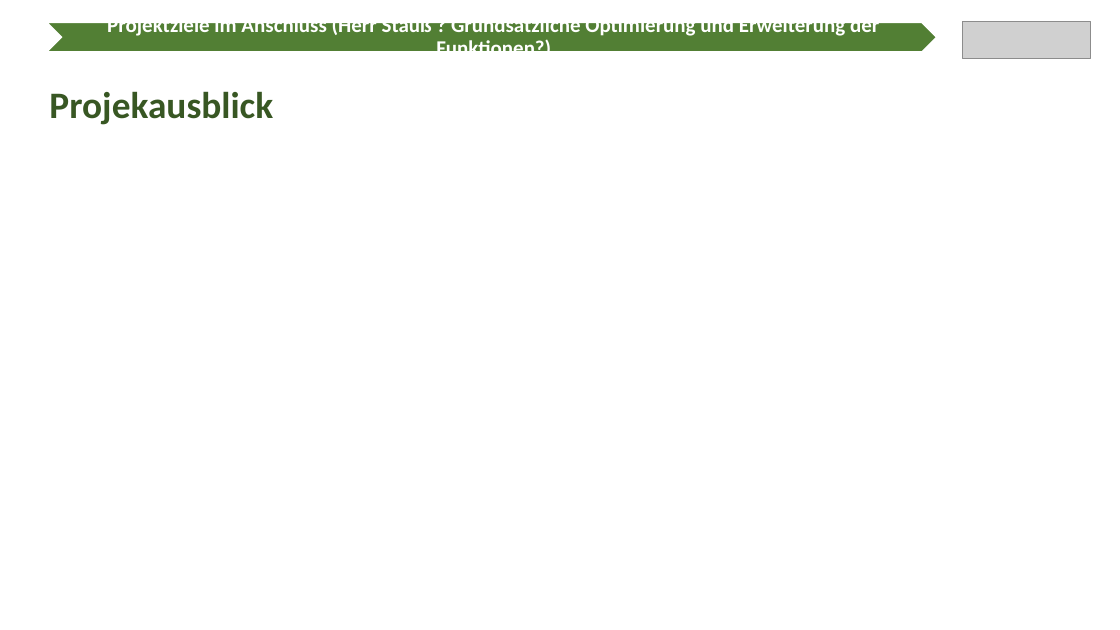
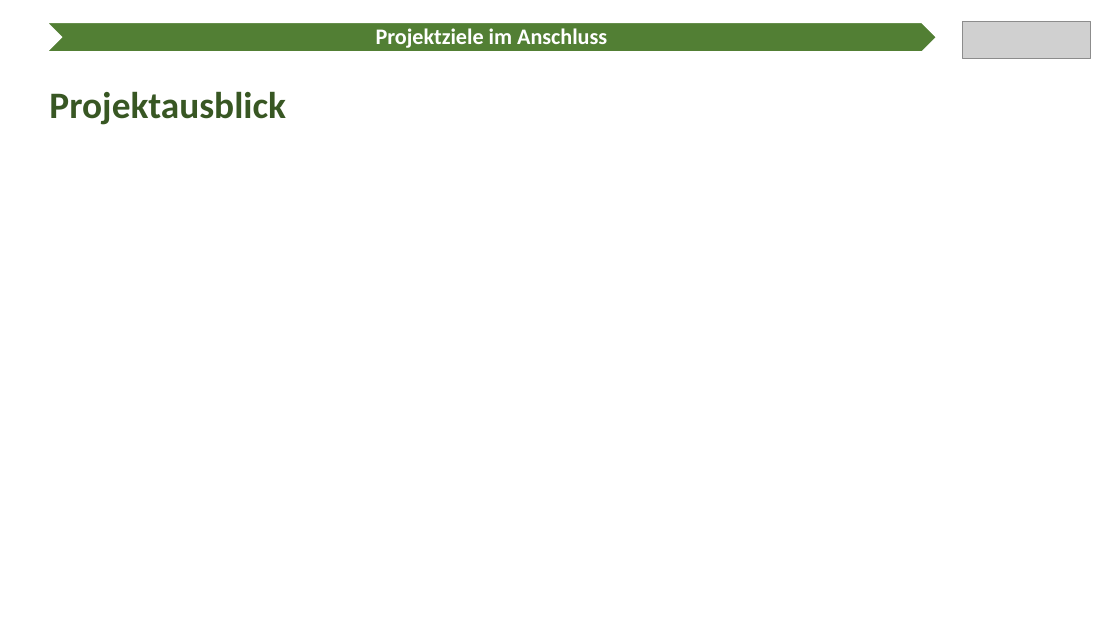
Before and after one commit to Ratoh/SAPLEXA, a slide deck: slide 15 of CavallaroAngelo/Präsentation Wahlmodulvorstellung/SAPlexa Präsentation.pptx. Drawn at 1120x630 pixels with LibreOffice and Linux fonts; fonts in the diff are those of the drawing; grey boxes stand for pictures. Boxes give left, top, right and bottom in pixels: in the first picture for what was removed or moved away, otherwise in the second. Text is boxed around its words. In the diff, an @@ line names an element or a change of style, - is before the commit and + after.

```diff
--- a/CavallaroAngelo/Präsentation Wahlmodulvorstellung/SAPlexa Präsentation.pptx
+++ b/CavallaroAngelo/Präsentation Wahlmodulvorstellung/SAPlexa Präsentation.pptx
@@ text at bbox=[376, 28, 607, 48]: text changed; size 18 to 19 pt @@
-Projektziele im Anschluss (Herr Stauß ? Grundsätzliche Optimierung und Erweiterung der Funktionen?)
+Projektziele im Anschluss
@@ text at bbox=[49, 91, 286, 125]: text changed @@
-Projekausblick
+Projektausblick
```
Also in this commit, not shown: 5 other files.
